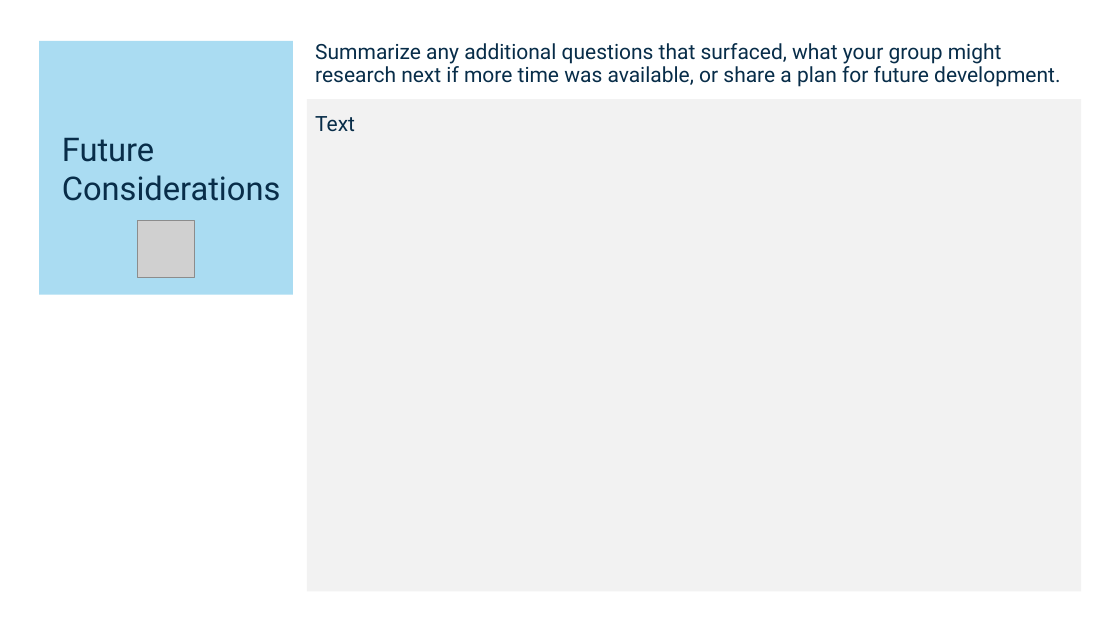
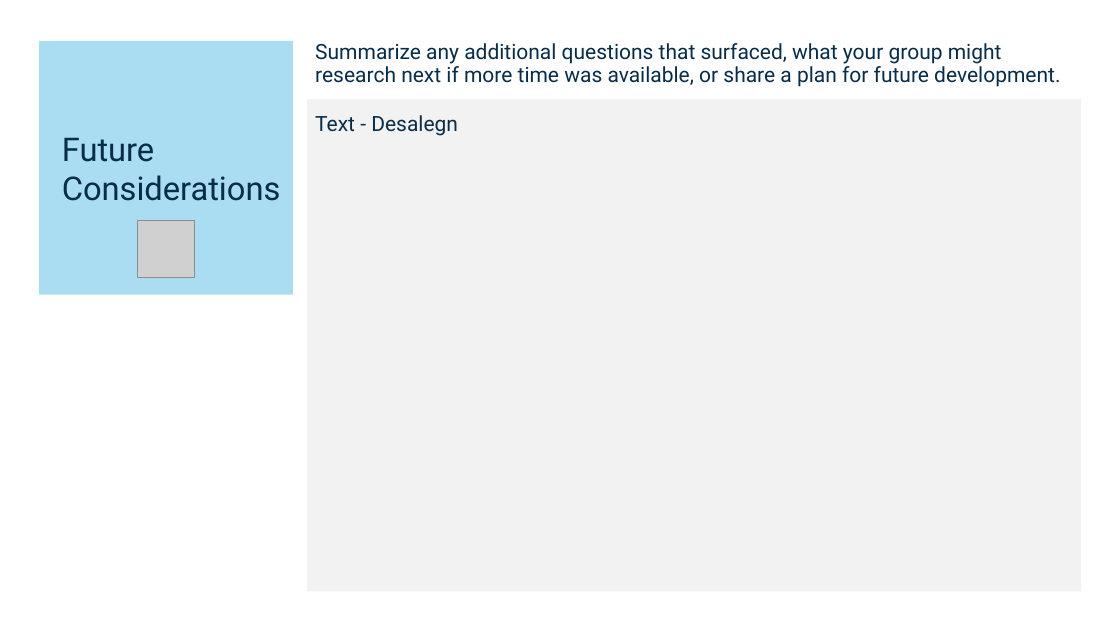
Before and after one commit to DarcyMae/Telehealth_Trends_Project, a slide deck: slide 11 of AI_Bootcamp_Project_RobertRodriguez.pptx. Drawn at 1120x630 pixels with LibreOffice and Linux fonts; fonts in the diff are those of the drawing; grey boxes stand for pictures. Boxes give left, top, right and bottom in pixels: in the first picture for what was removed or moved away, otherwise in the second. Text is boxed around its words. In the diff, an @@ line names an element or a change of style, - is before the commit and + after.

```diff
--- a/AI_Bootcamp_Project_RobertRodriguez.pptx
+++ b/AI_Bootcamp_Project_RobertRodriguez.pptx
@@ text at box(315, 115, 458, 136): text changed @@
-Text
+Text - Desalegn
```
Also in this commit, not shown: 7 other slides changed.
